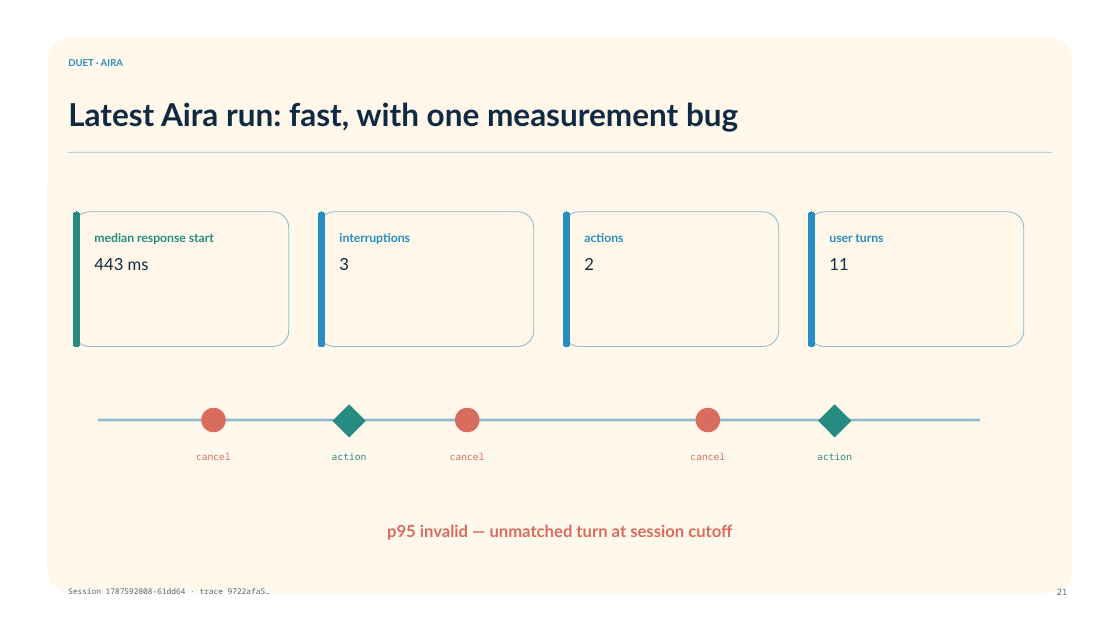
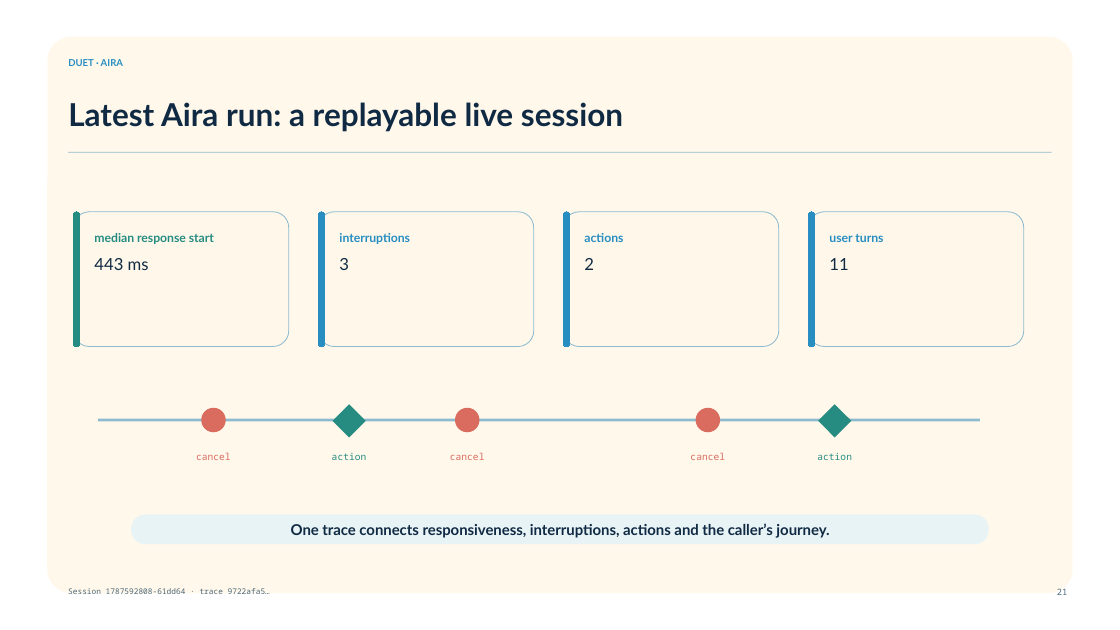
Before and after one commit to mssharatchandra/duet, a slide deck: slide 21 of docs/talk/Duet_Aira_Voice_AI_Tech_Talk_2026-08-25.pptx. Drawn at 1120x630 pixels with LibreOffice and Linux fonts; fonts in the diff are those of the drawing; background and template pictures are left out. Boxes give left, top, right and bottom in pixels: in the first picture for what was removed or moved away, otherwise in the second. Text is boxed around its words. In the diff, an @@ line names an element or a change of style, - is before the commit and + after.

Commit message:
docs: simplify live session slide

```diff
--- a/docs/talk/Duet_Aira_Voice_AI_Tech_Talk_2026-08-25.pptx
+++ b/docs/talk/Duet_Aira_Voice_AI_Tech_Talk_2026-08-25.pptx
@@ text at [68, 102, 623, 132]: text changed @@
-Latest Aira run: fast, with one measurement bug
+Latest Aira run: a replayable live session
@@ rounded rectangle "One trace connects responsiveness, interruptions, ...": place and size @@
-rounded rectangle "One trace connects responsiveness, interruptions, ..." at [387, 524, 732, 540]
+rounded rectangle "One trace connects responsiveness, interruptions, ..." at [131, 514, 989, 544]
@@ rounded rectangle "One trace connects responsiveness, interruptions, ..." at [131, 514, 989, 544]: fill none to #E8F3F6 @@
@@ text in rounded rectangle at [291, 523, 829, 538]: text changed; size 14.2 to 12.8 pt; text colour #D96C5F to #102A43 @@
-p95 invalid — unmatched turn at session cutoff
+One trace connects responsiveness, interruptions, actions and the caller’s journey.
```
Also in this commit, not shown: 2 other files.
